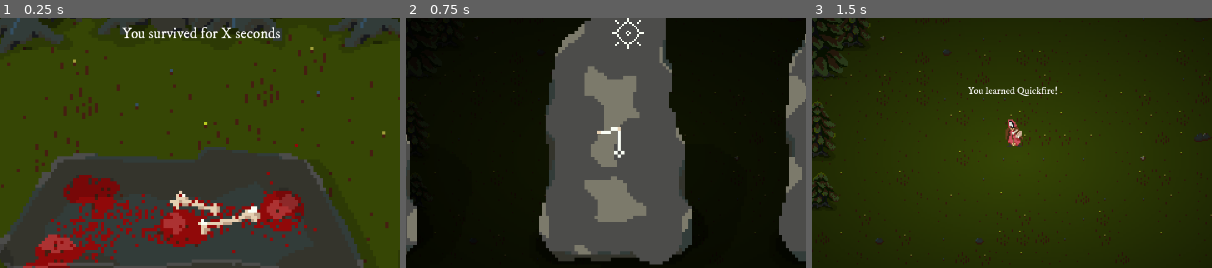
Above: before the commit, frames 1-3 (left to right).
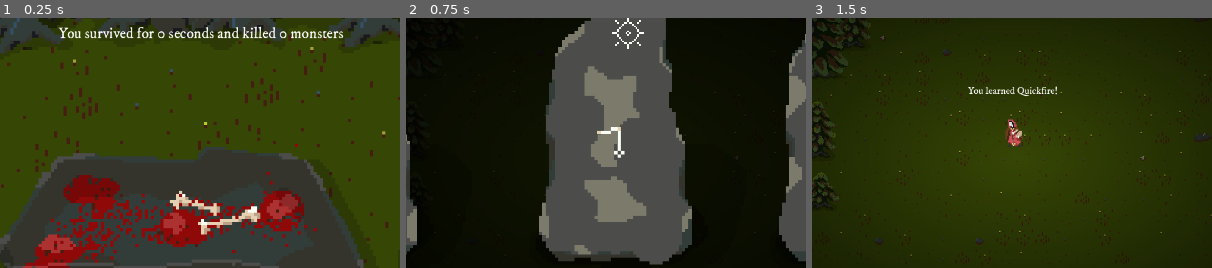
Above: after the commit, the same moments.

Repository: milestone-dev/ld55
Game: Godot game, scene res://scenes/death.tscn
The game is run twice, just before and just after one commit, with the same random seed, the same clock (stepped at 60 frames per second) and the same inputs. This scene is started directly instead of the project's main scene.
Inputs:
- Up to frame 1 (0.25 s): no input
- Up to frame 2 (0.75 s): click "Try again" at 0.5 s
- Up to frame 3 (1.5 s): click "Quickfire" at 1.25 s
The pictures show only the part of the screen within x 25-75%, y 24-74%; the shares and areas given below are measured in that part.

The runs differ from the first frame. In frame 1, 1.5% of the frame differs, in the area x 14-86%, y 3-9%; in frame 2, nothing differs; in frame 3, nothing differs.
Error before the commit: Attempt to call function 'play' in base 'null instance' on a null instance. (res://scripts/main_menu.gd:7)

Commit message:
Update main_menu.gd

Diff:
--- a/scripts/main_menu.gd
+++ b/scripts/main_menu.gd
@@ -4,7 +4,8 @@
 
 func _ready() -> void:
 	Input.mouse_mode = Input.MOUSE_MODE_VISIBLE
-	$AnimationPlayer.play("blink")
+	if $AnimationPlayer:
+		$AnimationPlayer.play("blink")
 	if score_subtitle != null:
 		score_subtitle.text = "You survived for %d seconds and killed %d monsters" % [Global.time_survived, Global.mobs_killed];
 
